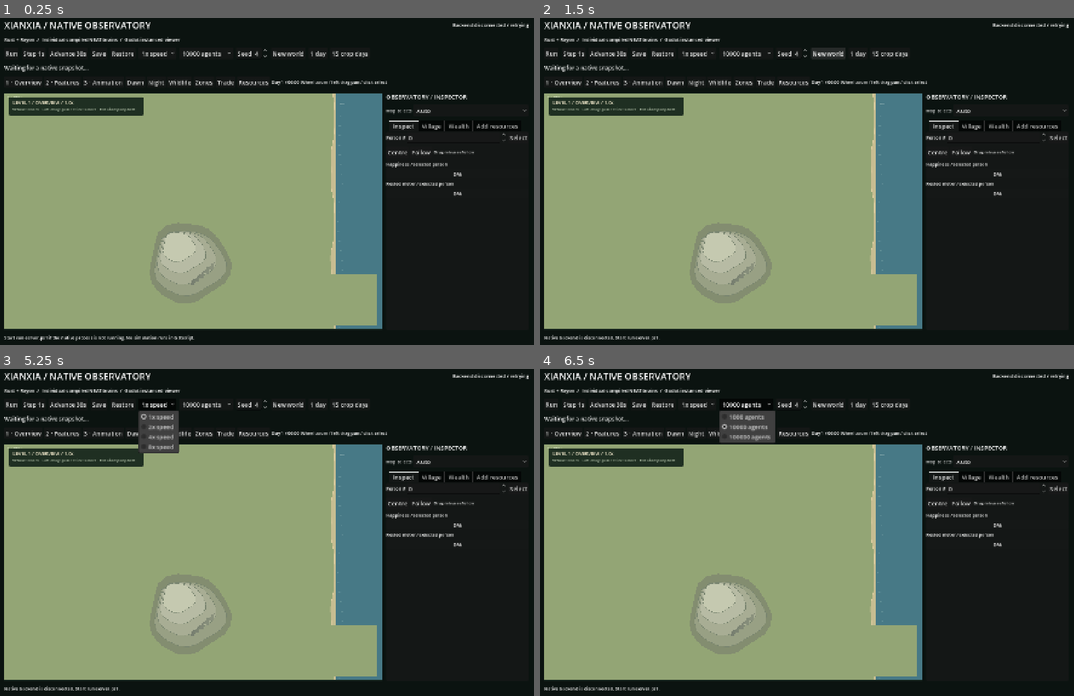
Above: before the commit, frames 1-4 (two rows, left to right).
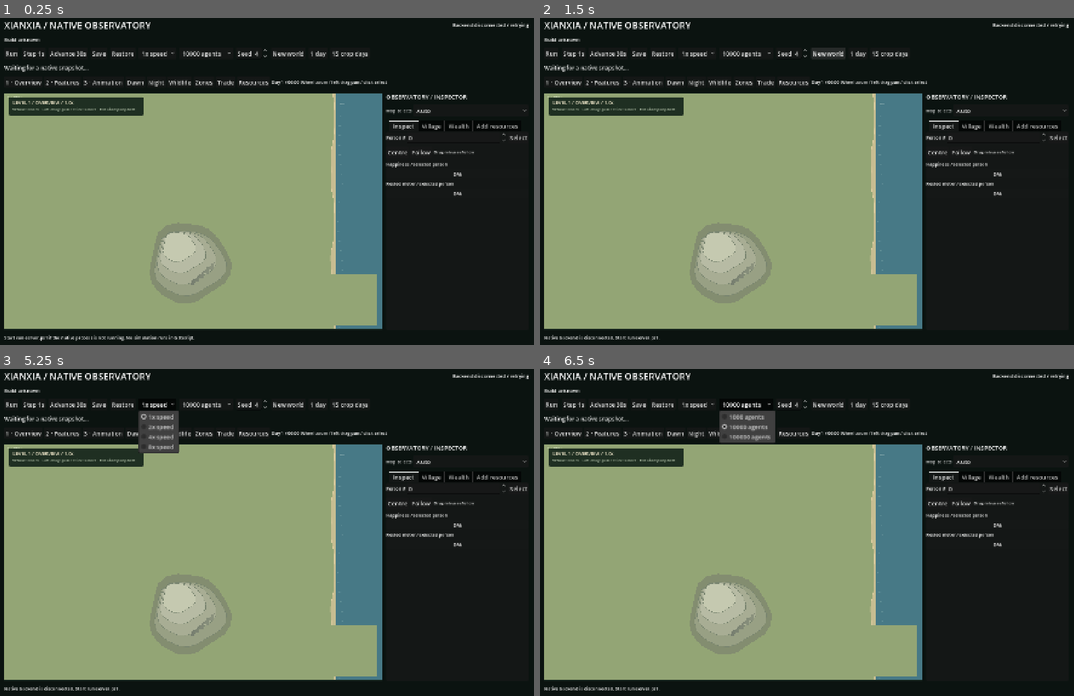
Above: after the commit, the same moments.

Repository: dashingstag/NEAT-XianXia
Game: Godot game, scene res://main.tscn
The game is run twice, just before and just after one commit, with the same random seed, the same clock (stepped at 60 frames per second) and the same inputs.
Inputs:
- Up to frame 1 (0.25 s): no input
- Up to frame 2 (1.5 s): click "New world" at 0.5 s; click "New world" at 1.25 s
- Up to frame 3 (5.25 s): click "Run" at 2 s; click "Step 1s" at 2.75 s; click "Advance 30s" at 3.5 s; click "Restore" at 4.25 s; click "1x speed" at 5 s
- Up to frame 4 (6.5 s): click "10000 agents" at 5.75 s

The runs differ from the first frame. In frame 1, 0.3% of the frame differs, in the area x 1-34%, y 5-8%; in frame 2, 0.3%; in frame 3, 0.3%; in frame 4, 0.3%.

Commit message:
Show the build pull request and commit in Godot

Diff:
--- a/viewer/main.gd
+++ b/viewer/main.gd
@@ -47,6 +47,20 @@
 	b.pressed.connect(callback)
 	return b
 
+func _build_version() -> String:
+	var raw := OS.get_environment("XIANXIA_BUILD_INFO")
+	var source := "res://build-info.json"
+	if raw.is_empty() and FileAccess.file_exists(source):
+		raw = FileAccess.get_file_as_string(source)
+	var info: Variant = JSON.parse_string(raw) if not raw.is_empty() else null
+	if not info is Dictionary or str(info.get("commit", "")).is_empty():
+		return "Build unknown"
+	var pr := str(info.get("pr", ""))
+	var version := "PR #%s · %s" % [pr, info.commit] if not pr.is_empty() else "Commit %s" % info.commit
+	if info.get("dirty", false):
+		version += " · local changes"
+	return version
+
 func _ready() -> void:
 	var margin := MarginContainer.new()
 	margin.set_anchors_and_offsets_preset(Control.PRESET_FULL_RECT)
@@ -63,7 +77,9 @@
 	header.add_child(title)
 	status = label("Connecting to local simulation",13)
 	header.add_child(status)
-	layout.add_child(label("Rust + Rayon  /  Individual compiled NEAT brains  /  Godot instanced viewer",13))
+	var version := _build_version()
+	layout.add_child(label(version, 13))
+	get_window().title = "NEAT Xianxia · " + version
 	var controls := HBoxContainer.new()
 	controls.add_theme_constant_override("separation",8)
 	layout.add_child(controls)
